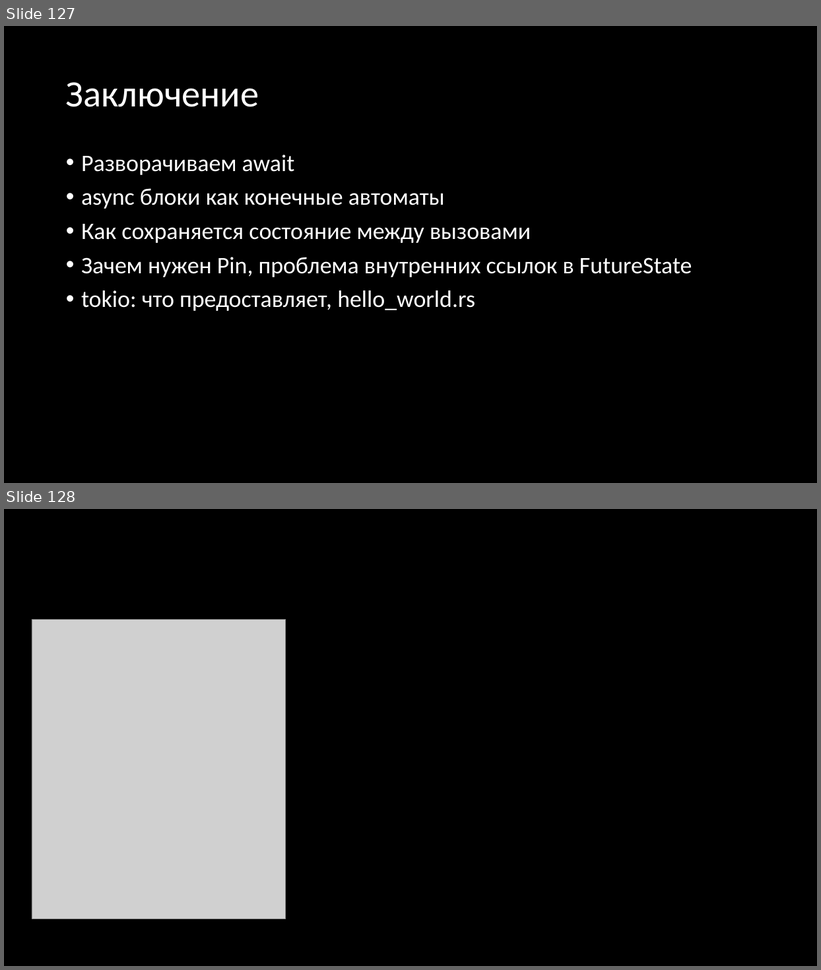
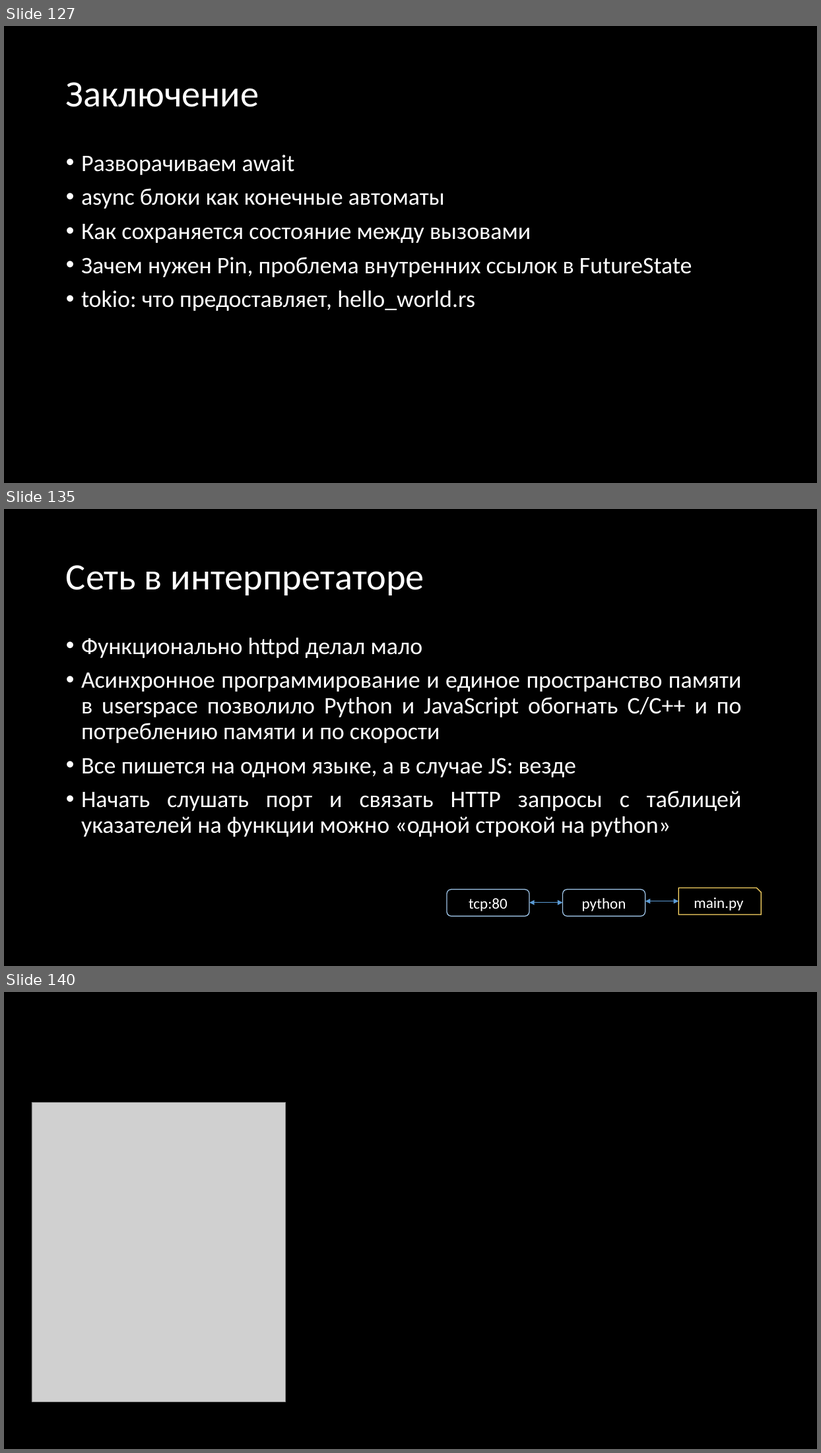
Before and after one commit to Gordon01/learn-rust, a slide deck: keynotes/Rust 2024.pptx. Shown one above the other, each under a label of ours: slides 127 and 128 before the commit, slides 127, 135 and 140 after it; the slides between them are not shown. The pictures are 821x970 and 821x1453 pixels, drawn with LibreOffice and Linux fonts; fonts in the diff are those of the drawing; grey boxes stand for pictures. Boxes give left, top, right and bottom in pixels: in the first picture for what was removed or moved away, otherwise in the second. Text is boxed around its words. In the diff, an @@ line names an element or a change of style, - is before the commit and + after.

```diff
--- a/keynotes/Rust 2024.pptx
+++ b/keynotes/Rust 2024.pptx
@@ slide 135 added at (4, 509, 817, 966), background #000000 @@
@@ title added at (66, 565, 424, 595), 44 pt, text #FFFFFF @@
+Сеть в интерпретаторе
@@ text added at (81, 638, 742, 837), 28 pt, text #FFFFFF @@
+• Функционально httpd делал мало
+• Асинхронное программирование и единое пространство памяти в userspace позволило Python и JavaScript обогнать C/C++ и по потреблению памяти и по скорости
+• Все пишется на одном языке, а в случае JS: везде
+• Начать слушать порт и связать HTTP запросы с таблицей указателей на функции можно «одной строкой на python»
@@ rounded rectangle added at (447, 890, 529, 916), fill #000000, outline #9DC3E6 1 pt, 18 pt, text #FFFFFF @@
+tcp:80
@@ double arrow added from (530, 903) to (563, 903), #5B9BD5 0.5 pt @@
@@ rounded rectangle added at (563, 890, 645, 916), fill #000000, outline #9DC3E6 1 pt, 18 pt, text #FFFFFF @@
+python
@@ double arrow added from (646, 902) to (679, 902), #5B9BD5 0.5 pt @@
@@ snip rect added at (679, 889, 761, 916), outline #FFD966 1 pt, 18 pt, text #FFFFFF @@
+main.py
@@ what was slide 128 is now slide 140 @@
```
Also in this commit, not shown: 11 other slides added, 2 other files.
